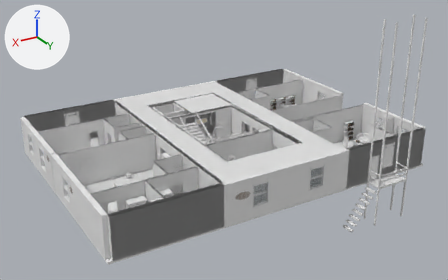
The glTF model game/assets/building/floor_02.gltf as it was, and as the next commit left it.
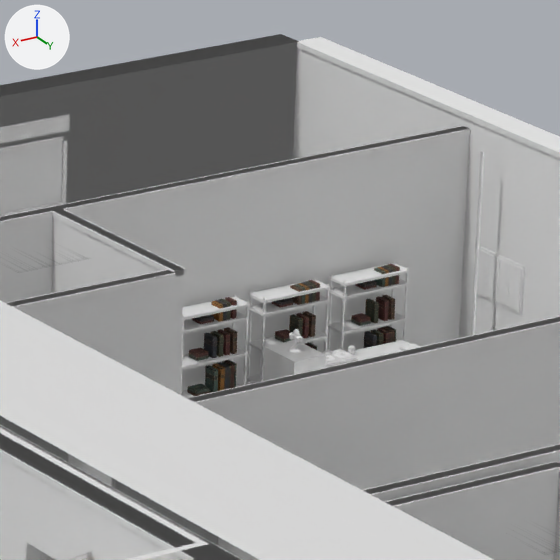
Each version is shown whole from a 50 mm camera at (24.6, 41.8, 25.59) aimed at (0.48, 1.61, 5.5), then close up on the part from 56% to 70% of the width and 23% to 46% of the height. Every picture has the same lights, and +X, +Y and +Z are marked at upper left. The older version's two pictures come first. Objects named as collision shapes, trigger or cutter boxes, shadow casters or lower levels of detail are left out. Vertices at exactly the same position are counted once.

Script lines for the objects in view, before the commit:
```python
ob_f02_furnish_book_brown = bpy.data.objects.new('F02_furnish_book_brown', me_f02_furnish_book_brown)
ob_f02_furnish_book_brown.location = (0.0, 0.0, 0.0)
ob_f02_furnish_book_burgundy = bpy.data.objects.new('F02_furnish_book_burgundy', me_f02_furnish_book_burgundy)
ob_f02_furnish_book_burgundy.location = (0.0, 0.0, 0.0)
ob_f02_furnish_book_green = bpy.data.objects.new('F02_furnish_book_green', me_f02_furnish_book_green)
ob_f02_furnish_book_green.location = (0.0, 0.0, 0.0)
ob_f02_furnish_book_navy = bpy.data.objects.new('F02_furnish_book_navy', me_f02_furnish_book_navy)
ob_f02_furnish_book_navy.location = (0.0, 0.0, 0.0)
ob_f02_furnish_book_ochre = bpy.data.objects.new('F02_furnish_book_ochre', me_f02_furnish_book_ochre)
ob_f02_furnish_book_ochre.location = (0.0, 0.0, 0.0)
ob_f02_furnish_book_teal = bpy.data.objects.new('F02_furnish_book_teal', me_f02_furnish_book_teal)
ob_f02_furnish_book_teal.location = (0.0, 0.0, 0.0)
ob_f02_furnish_metal = bpy.data.objects.new('F02_furnish_metal', me_f02_furnish_metal)
ob_f02_furnish_metal.location = (0.0, 0.0, 0.0)
ob_f02_furnish_timber = bpy.data.objects.new('F02_furnish_timber', me_f02_furnish_timber)
ob_f02_furnish_timber.location = (0.0, 0.0, 0.0)
ob_f02_furnish_trim = bpy.data.objects.new('F02_furnish_trim', me_f02_furnish_trim)
ob_f02_furnish_trim.location = (0.0, 0.0, 0.0)
# also in view: 'F02_trim' at (0.0, 0.0, 4.8); 'F02_finish_f02_w01' at (-9.58, -9.64, 4.8); 'F02_walls_cbrick-col' at (0.0, 0.19, 4.8); 'F02_furniture_metal-col' at (-0.04, 0.28, 4.12); 'F02_furnish_floor_oak' at (-0.74, 1.13, 4.16)
```
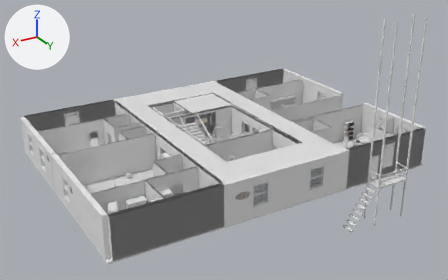
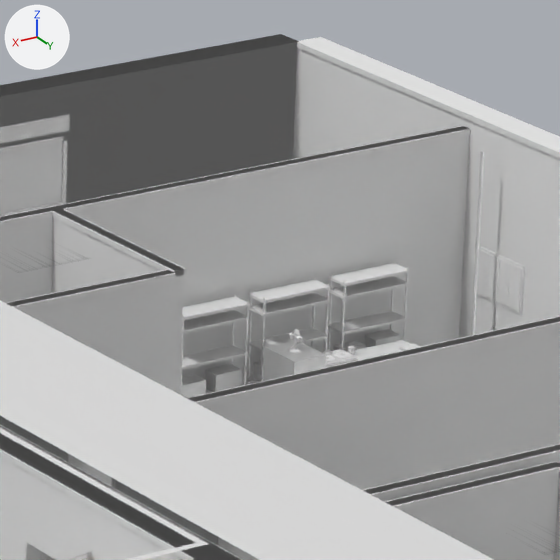
Changed parts and their boxes (x1, y1, x2, y2) in the close-ups (560 x 560 px):
'F02_furnish_metal', reshaped: before (180, 151, 484, 395); after (180, 151, 484, 398)
'F02_furnish_book_burgundy', reshaped (not visible afterwards): before (189, 264, 400, 388)
'F02_furnish_trim', reshaped (not visible before): after (205, 330, 400, 392)
'F02_furnish_book_navy', reshaped (not visible afterwards): before (194, 266, 392, 390)
'F02_furnish_book_green', reshaped (not visible afterwards): before (211, 265, 396, 389)
'F02_furnish_book_teal', reshaped (not visible afterwards): before (188, 268, 396, 394)
'F02_furnish_book_brown', reshaped (not visible afterwards): before (187, 285, 395, 396)
'F02_furnish_book_ochre', reshaped (not visible afterwards): before (211, 267, 389, 391)
part 7 of me_f02_furnish_metal, added: after (333, 340, 366, 352)
part 8 of me_f02_furnish_metal, added: after (181, 375, 206, 398)
part 9 of me_f02_furnish_trim, added: after (364, 330, 400, 348)
part 10 of me_f02_furnish_trim, added: after (205, 364, 241, 392)

Patch to the scene script:
```diff
--- a/game/assets/building/floor_02.gltf.py
+++ b/game/assets/building/floor_02.gltf.py
@@ me_f02_furnish_book_brown @@
-me_f02_furnish_book_brown.from_pydata(...)  # 328 vertices, 492 faces; spans x -12.4..10.6, y -6.0..6.1, z 3.3..4.9
+me_f02_furnish_book_brown.from_pydata(...)  # 176 vertices, 264 faces; spans x -12.4..10.6, y -3.7..6.1, z 3.3..4.9
+# me_f02_furnish_book_brown part 1: 19 loose pieces with 152 vertices, spanning x -12.4..-9.6, y -6.0..-5.8, z 3.3..4.8, are deleted
 me_f02_furnish_book_brown.materials.append(mat_m_book_brown)
@@ me_f02_furnish_book_burgundy @@
-me_f02_furnish_book_burgundy.from_pydata(...)  # 296 vertices, 444 faces; spans x -12.4..10.5, y -6.0..6.1, z 3.3..4.9
+me_f02_furnish_book_burgundy.from_pydata(...)  # 136 vertices, 204 faces; spans x -12.3..10.5, y 2.8..6.1, z 3.3..4.9
+# me_f02_furnish_book_burgundy part 2: 20 loose pieces with 160 vertices, spanning x -12.4..-9.6, y -6.0..-5.8, z 3.3..4.8, are deleted
 me_f02_furnish_book_burgundy.materials.append(mat_m_book_burgundy)
@@ me_f02_furnish_book_green @@
-me_f02_furnish_book_green.from_pydata(...)  # 240 vertices, 360 faces; spans x -12.4..11.5, y -6.0..6.1, z 3.3..4.9
+me_f02_furnish_book_green.from_pydata(...)  # 128 vertices, 192 faces; spans x -12.3..11.5, y 2.3..6.1, z 3.3..4.9
+# me_f02_furnish_book_green part 3: 14 loose pieces with 112 vertices, spanning x -12.4..-9.8, y -6.0..-5.8, z 3.3..4.8, are deleted
 me_f02_furnish_book_green.materials.append(mat_m_book_green)
@@ me_f02_furnish_book_navy @@
-me_f02_furnish_book_navy.from_pydata(...)  # 296 vertices, 444 faces; spans x -12.4..11.5, y -6.0..6.1, z 3.3..4.9
+me_f02_furnish_book_navy.from_pydata(...)  # 168 vertices, 252 faces; spans x -12.4..11.5, y 2.3..6.1, z 3.3..4.9
+# me_f02_furnish_book_navy part 4: 16 loose pieces with 128 vertices, spanning x -12.3..-9.6, y -6.0..-5.8, z 3.3..4.8, are deleted
 me_f02_furnish_book_navy.materials.append(mat_m_book_navy)
@@ me_f02_furnish_book_ochre @@
-me_f02_furnish_book_ochre.from_pydata(...)  # 232 vertices, 348 faces; spans x -12.4..11.5, y -6.0..6.1, z 3.3..4.9
+me_f02_furnish_book_ochre.from_pydata(...)  # 144 vertices, 216 faces; spans x -12.4..11.5, y 2.3..6.1, z 3.3..4.9
+# me_f02_furnish_book_ochre part 5: 11 loose pieces with 88 vertices, spanning x -12.4..-9.9, y -6.0..-5.8, z 3.3..4.8, are deleted
 me_f02_furnish_book_ochre.materials.append(mat_m_book_ochre)
@@ me_f02_furnish_book_teal @@
-me_f02_furnish_book_teal.from_pydata(...)  # 304 vertices, 456 faces; spans x -12.4..10.6, y -6.0..6.1, z 3.3..4.9
+me_f02_furnish_book_teal.from_pydata(...)  # 160 vertices, 240 faces; spans x -12.4..10.6, y -3.7..6.1, z 3.3..4.9
+# me_f02_furnish_book_teal part 6: 18 loose pieces with 144 vertices, spanning x -12.4..-9.6, y -6.0..-5.8, z 3.3..4.8, are deleted
 me_f02_furnish_book_teal.materials.append(mat_m_book_teal)
@@ me_f02_furnish_metal @@
-me_f02_furnish_metal.from_pydata(...)  # 694 vertices, 1224 faces; spans x -13.4..13.4, y -6.1..6.3, z 3.2..6.2
+me_f02_furnish_metal.from_pydata(...)  # 742 vertices, 1296 faces; spans x -13.4..13.4, y -6.1..6.3, z 3.2..6.2
+# me_f02_furnish_metal part 7: a new loose piece, a box spanning x -12.0..-11.66, y -6.05..-5.85, z 3.73..3.92, in mat_m_metal_c (its picture is missing)
+# me_f02_furnish_metal part 8: a new loose piece, a box spanning x -9.7..-9.36, y -6.05..-5.85, z 3.73..3.92, in mat_m_metal_c (its picture is missing)
+# other edits to the shape of me_f02_furnish_metal do not show in these pictures
 me_f02_furnish_metal.materials.append(mat_m_metal_c)
@@ me_f02_furnish_trim @@
-me_f02_furnish_trim.from_pydata(...)  # 1068 vertices, 1788 faces; spans x -11.0..12.7, y -6.7..9.6, z 3.2..5.4
+me_f02_furnish_trim.from_pydata(...)  # 1116 vertices, 1860 faces; spans x -12.5..12.7, y -6.7..9.6, z 3.2..5.4
+# me_f02_furnish_trim part 9: a new loose piece, a box spanning x -12.49..-12.13, y -6.06..-5.84, z 3.73..3.96, in mat_m_trim_c (its picture is missing)
+# me_f02_furnish_trim part 10: a new loose piece, a box spanning x -10.19..-9.83, y -6.06..-5.84, z 3.73..3.96, in mat_m_trim_c (its picture is missing)
+# other edits to the shape of me_f02_furnish_trim do not show in these pictures
 me_f02_furnish_trim.materials.append(mat_m_trim_c)
```
